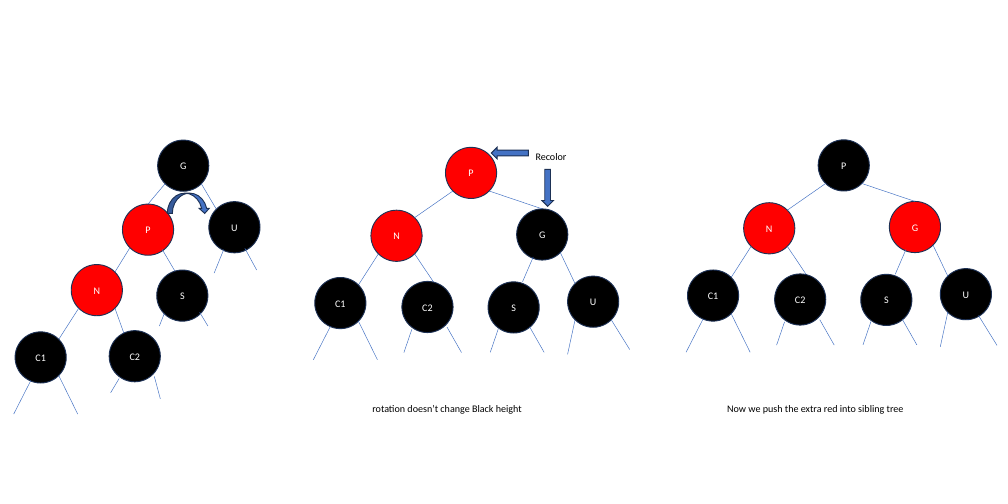
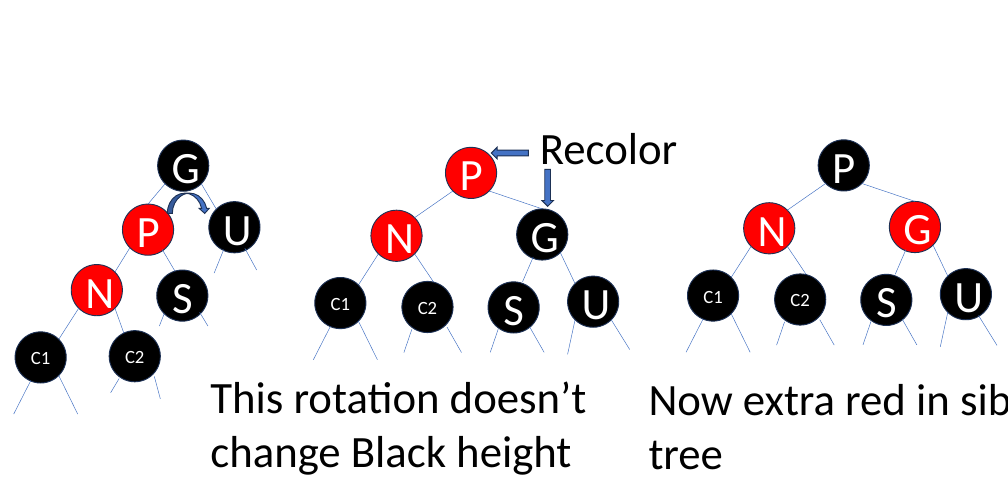
Before and after one commit to comicfans/comicfans.github.io, a slide deck: slide 1 of images/2026-01-10-red-black-tree/ppt.pptx. Drawn at 1008x504 pixels with LibreOffice and Linux fonts; fonts in the diff are those of the drawing. Boxes give left, top, right and bottom in pixels: in the first picture for what was removed or moved away, otherwise in the second. Text is boxed around its words. In the diff, an @@ line names an element or a change of style, - is before the commit and + after.

```diff
--- a/images/2026-01-10-red-black-tree/ppt.pptx
+++ b/images/2026-01-10-red-black-tree/ppt.pptx
@@ size 10.8 to 48 pt in 16 elements at [158, 140, 209, 191], [122, 204, 173, 255], [71, 265, 122, 316], [209, 202, 260, 253], [517, 209, 568, 260], [446, 147, 497, 198], [371, 210, 422, 261], [568, 276, 619, 327], [157, 270, 208, 321], [488, 282, 539, 333], [889, 202, 940, 253], [818, 140, 869, 191], [744, 203, 795, 254], [940, 269, 991, 320], [861, 274, 912, 325], [540, 133, 677, 176] @@
@@ text "Recolor": place and size @@
-text "Recolor" at [536, 153, 567, 160]
+text "Recolor" at [540, 133, 677, 176]
@@ size 10.8 to 20 pt in 6 elements at [15, 332, 66, 383], [314, 278, 366, 329], [109, 331, 160, 382], [402, 282, 453, 333], [687, 270, 739, 321], [775, 274, 826, 325] @@
@@ text at [210, 381, 587, 475]: text changed; size 10.8 to 48 pt @@
-rotation doesn’t change Black height
+This rotation doesn’t change Black height
@@ text at [649, 384, 950, 470]: text changed; size 10.8 to 48 pt @@
-Now we push the extra red into sibling tree
+Now extra red in sibling tree
```
Also in this commit, not shown: 3 other files.
